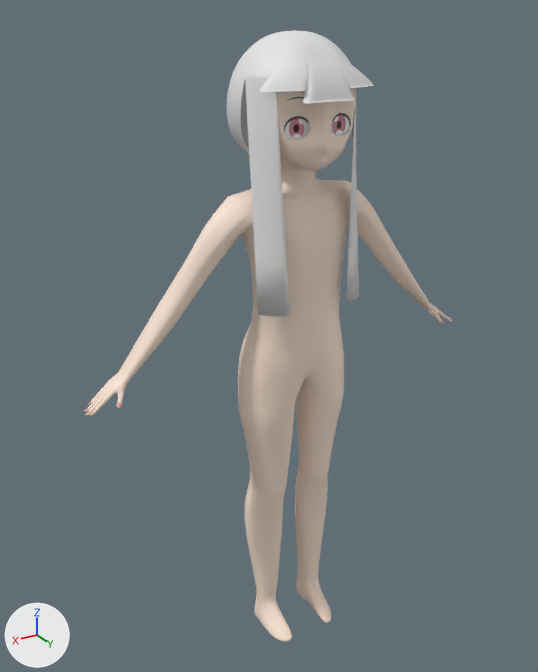
The Blender file body.blend, before and after one commit.
Both versions are drawn from a camera (50 mm lens) standing at (0.937, 1.429, 1.627) and looking at (0.031, -0.081, 0.872). The lights are fixed; the arrows at lower left show +X, +Y and +Z.

The older version as bpy lines, for what is in view:
```python
me_body = bpy.data.meshes.new('body')
me_body.from_pydata(...)  # 1265 vertices, 1252 faces; spans x -0.54..0.0, y -0.13..0.11, z 0.0..1.57
me_body.polygons.foreach_set('use_smooth', [True] * 1252)
me_body.materials.append(mat_マテリアル)  # picture img_body
me_まつげ = bpy.data.meshes.new('まつげ')
me_まつげ.from_pydata(...)  # 34 vertices, 22 faces; spans x -0.0884..-0.0299, y 0.0696..0.084, z 1.4..1.4349
me_まつげ.polygons.foreach_set('use_smooth', [True] * 22)
me_まつげ.materials.append(mat_マテリアル_001)  # dark grey #525252
me_平面 = bpy.data.meshes.new('平面')
me_平面.from_pydata(...)  # 219 vertices, 210 faces; spans x -7.5..0.0, y -24.0..5.9, z -0.5..14.2
me_平面.polygons.foreach_set('use_smooth', [True] * 210)
me_目 = bpy.data.meshes.new('目')
me_目.from_pydata(...)  # 128 vertices, 97 faces; spans x -0.0734..-0.0373, y 0.0714..0.0767, z 1.3868..1.4309
me_目.polygons.foreach_set('use_smooth', [True] * 97)
me_目.materials.append(mat_マテリアル_003)  # picture img_eye_png
ob_body_skin = bpy.data.objects.new('body_skin', me_body)
ob_body_skin.location = (0.0, 0.0, 0.0)
_m = ob_body_skin.modifiers.new('ミラー', 'MIRROR')
_m.use_clip = True
_m = ob_body_skin.modifiers.new('細分化', 'SUBSURF')
ob_まつげ = bpy.data.objects.new('まつげ', me_まつげ)
ob_まつげ.location = (0.0, 0.0, 0.0)
_m = ob_まつげ.modifiers.new('ミラー', 'MIRROR')
_m = ob_まつげ.modifiers.new('細分化', 'SUBSURF')
ob_平面 = bpy.data.objects.new('平面', me_平面)
ob_平面.location = (0.0, 0.11, 1.481)
ob_平面.rotation_euler = (1.571, 0.0, 0.0)  # degrees (90, 0, 0)
ob_平面.scale = (0.02, 0.02, 0.02)
_m = ob_平面.modifiers.new('ミラー', 'MIRROR')
_m.use_clip = True
_m = ob_平面.modifiers.new('細分化', 'SUBSURF')
ob_目 = bpy.data.objects.new('目', me_目)
ob_目.location = (0.0, -0.001, 0.0)
_m = ob_目.modifiers.new('ミラー', 'MIRROR')
```
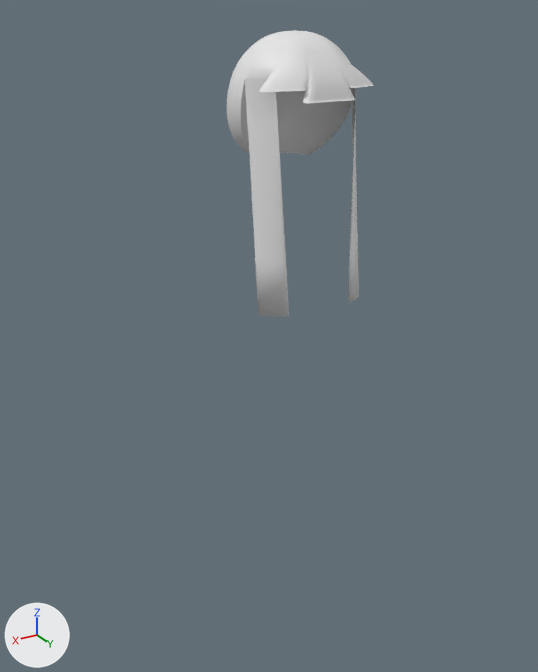
The change, as a list of edits to the scene's bpy script:
```text
Change ob_body_skin:
    add ob_body_skin.hide_set(True)  # its collection is switched off
Change ob_まつげ:
    add ob_まつげ.hide_set(True)  # its collection is switched off
Change ob_目:
    add ob_目.hide_set(True)  # its collection is switched off
```

What differs and where, as boxes (x1, y1, x2, y2) in the pictures (538 x 672 px):
'body_skin', hidden: before (85, 88, 453, 642)
'目', hidden (brown): before (289, 115, 346, 139)
'まつげ', hidden: before (284, 113, 351, 132)
